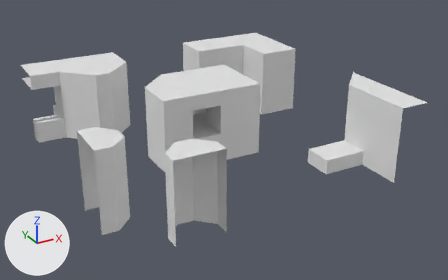
An edit to the glTF model Assets/Map_Modules/Module_LVL04.gltf, drawn before and after from the same camera.
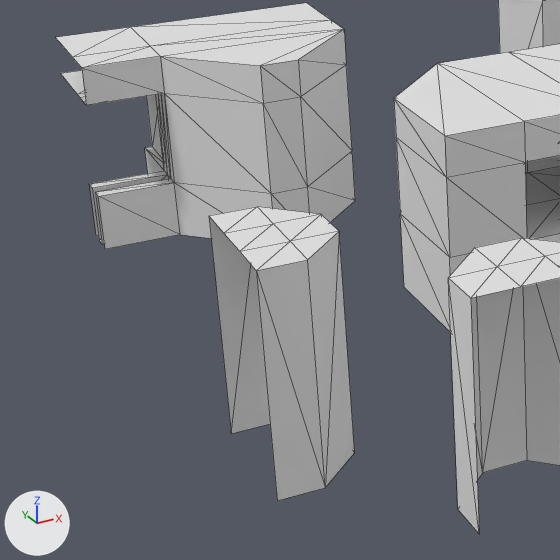
There are two pictures of each version: one whole from a 50 mm lens placed at (-18.03, -35.22, 18.12), pointed at (0.73, -1.12, 1.07), one close up on the part from 0% to 46% of the width and 18% to 92% of the height. The axes (+X, +Y, +Z) are drawn at lower left. The lights are the same throughout. The close-ups show mesh edges as thin lines. Vertices at the same position are counted once.

The first close-up shows 'Module_LVL04'.
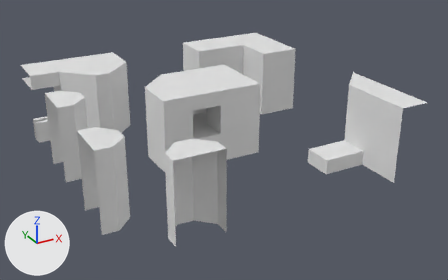
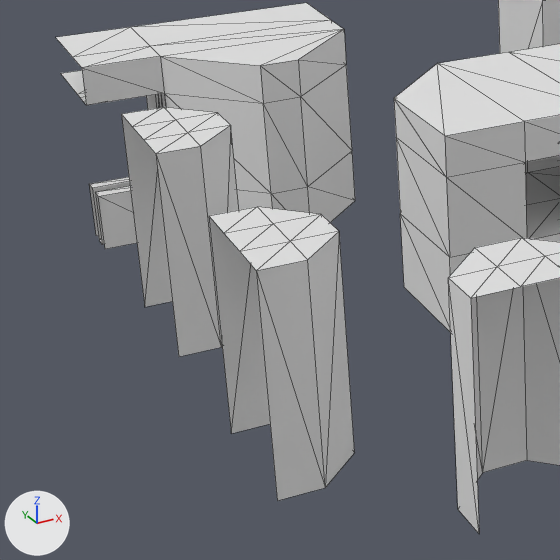
The change, as a list of edits to the scene's bpy script:
```text
Change me_cube_006:
    where me_cube_006.from_pydata(...)  # 166 vertices, 235 faces; spans x -10.0..10.0, y -10.0..10.0, z 0.0..5.0
    used by ob_module_lvl04; location = (0.0, 0.0, 0.0)
    me_cube_006 part 1: the loose piece of 16 vertices spanning x -10.0..-8.0, y -7.0..-4.0, z 0.0..5.0 is copied, and the copy is moved by (0.0, 7.0, 0.0); it spans x -10.0..-8.0, y 0.0..3.0, z 0.0..5.0
```

Changed parts and their boxes (x1, y1, x2, y2) in the close-ups (560 x 560 px):
part 1 of me_cube_006, added: after (121, 107, 239, 357)
